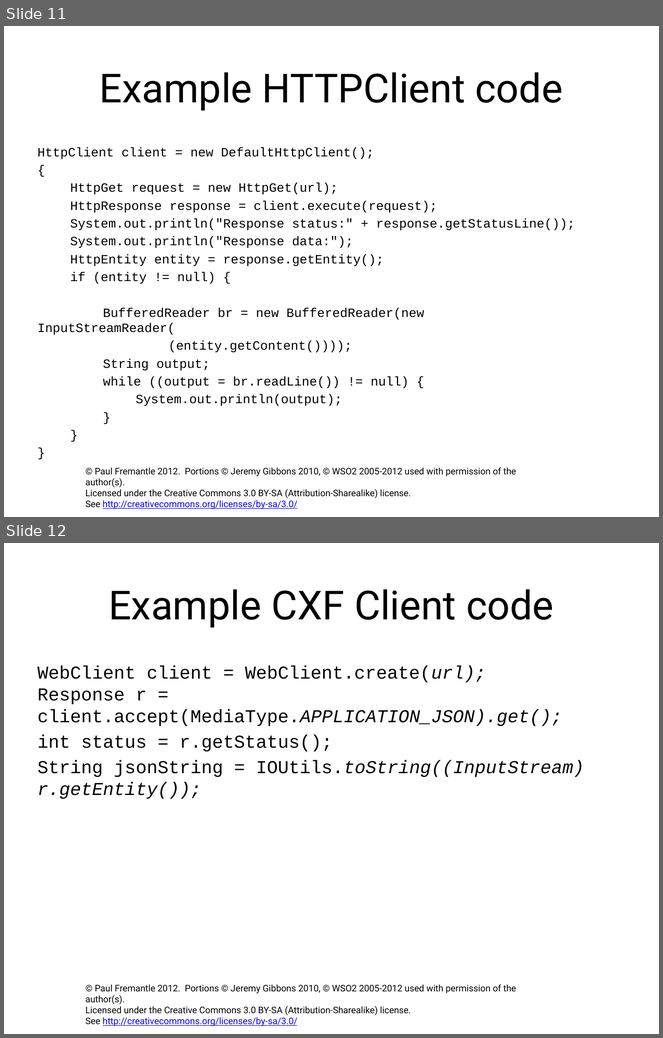
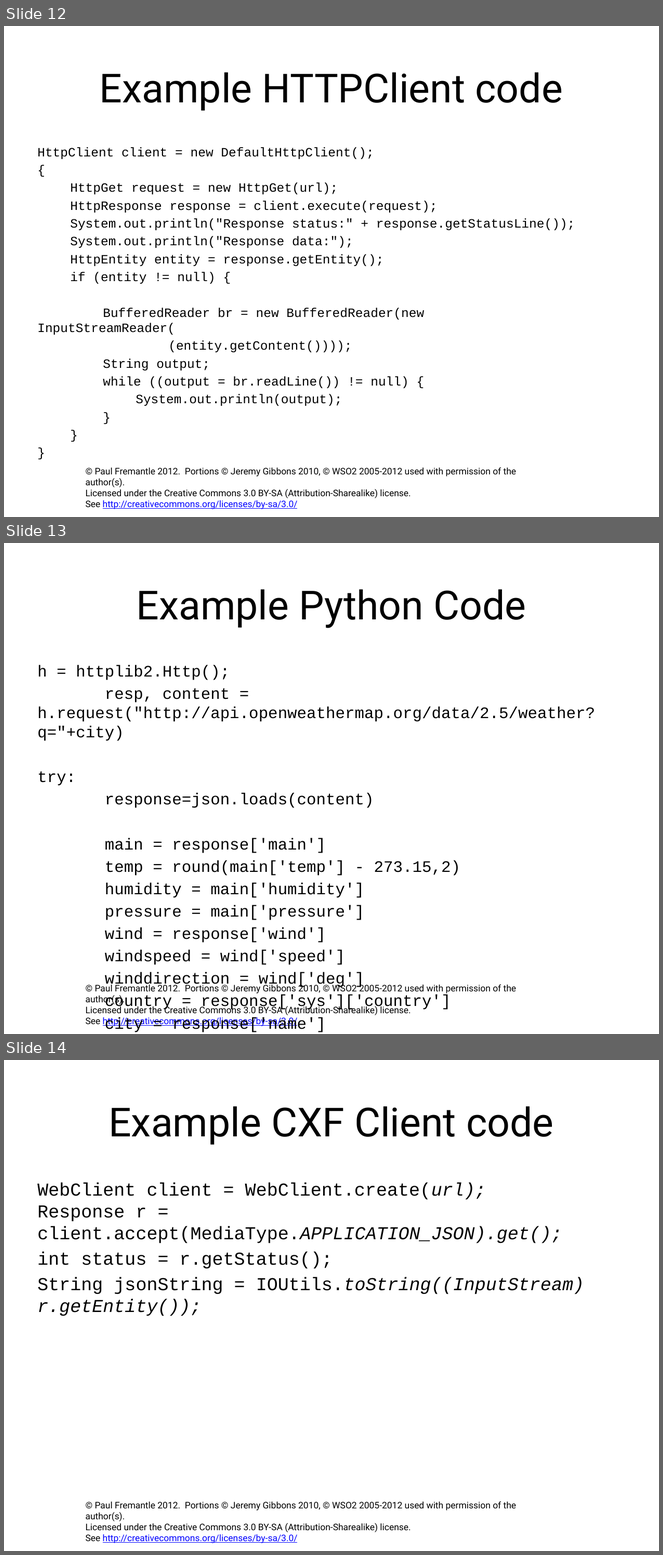
Before and after one commit to pzfreo/ox-soa-old, a slide deck: presentations/source/03a-Creating-REST-Clients.pptx. Shown one above the other, each under a label of ours: slides 11 and 12 before the commit, slides 12, 13 and 14 after it. The pictures are 663x1038 and 663x1555 pixels, drawn with LibreOffice and Linux fonts; fonts in the diff are those of the drawing; background and template pictures are left out. Boxes give left, top, right and bottom in pixels: in the first picture for what was removed or moved away, otherwise in the second. Text is boxed around its words. In the diff, an @@ line names an element or a change of style, - is before the commit and + after.

```diff
--- a/presentations/source/03a-Creating-REST-Clients.pptx
+++ b/presentations/source/03a-Creating-REST-Clients.pptx
@@ slide 13 added at (4, 543, 659, 1034), background #FFFFFF; not listed: 1 template element that a slide beside it also shows @@
@@ title added at (137, 589, 526, 628), 44 pt, text #000000 @@
+Example Python Code
@@ text added at (37, 665, 595, 1033), 17.6 pt, text #000000 @@
+h = httplib2.Http();
+resp, content = h.request("http://api.openweathermap.org/data/2.5/weather?q="+city)
+try:
+response=json.loads(content)
+main = response['main']
+temp = round(main['temp'] - 273.15,2)
+humidity = main['humidity']
+pressure = main['pressure']
+wind = response['wind']
+windspeed = wind['speed']
+winddirection = wind['deg']
+country = response['sys']['country']
+city = response['name']
@@ what was slide 11 is now slide 12 @@
@@ what was slide 12 is now slide 14 @@
```
Also in this commit, not shown: 1 other slide added, 20 other files.
